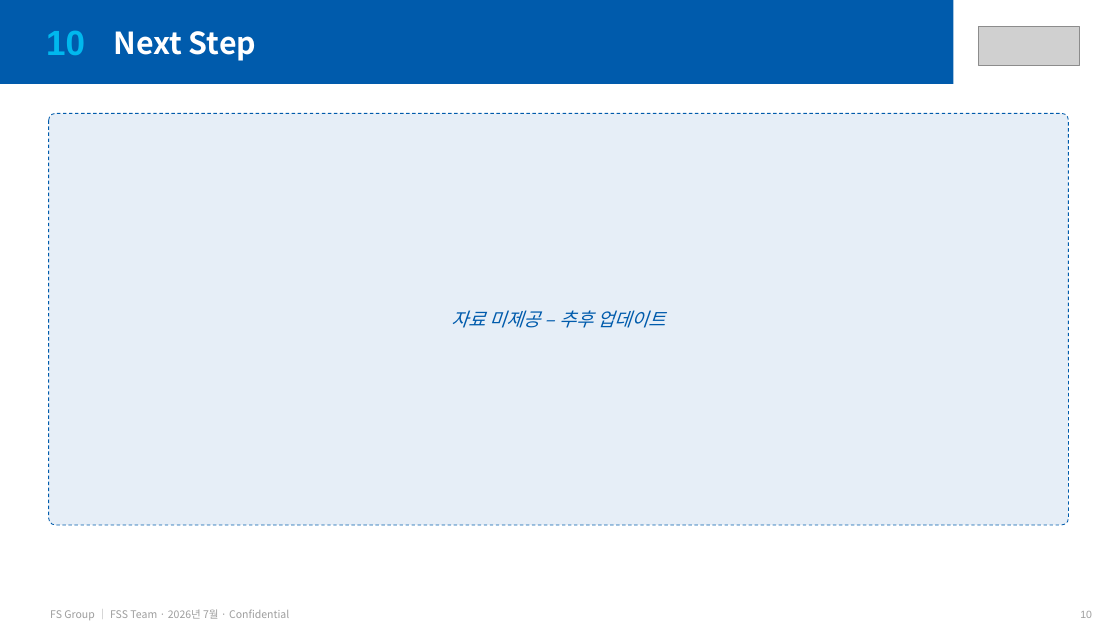
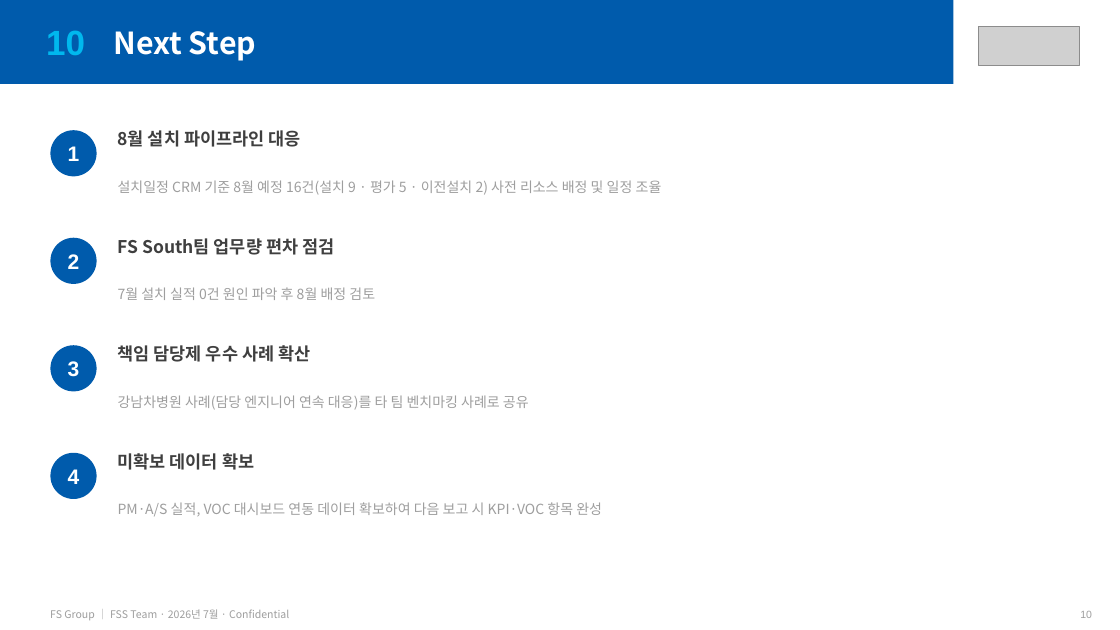
Before and after one commit to balhm12/Sysmex-schedule, a slide deck: slide 10 of reports/FSG_월간서비스보고_202607/FSG_월간서비스보고_202607.pptx. Drawn at 1120x630 pixels with LibreOffice and Linux fonts; fonts in the diff are those of the drawing; grey boxes stand for pictures. Boxes give left, top, right and bottom in pixels: in the first picture for what was removed or moved away, otherwise in the second. Text is boxed around its words. In the diff, an @@ line names an element or a change of style, - is before the commit and + after.

```diff
--- a/reports/FSG_월간서비스보고_202607/FSG_월간서비스보고_202607.pptx
+++ b/reports/FSG_월간서비스보고_202607/FSG_월간서비스보고_202607.pptx
@@ rounded rectangle removed at box(49, 113, 1069, 525) @@
@@ ellipse added at box(50, 130, 97, 176), fill #005BAC @@
@@ text added at box(68, 146, 80, 161), 18 pt, text #FFFFFF, bold @@
+1
@@ text added at box(118, 130, 301, 147), 15 pt, text #3F3F3F, bold @@
+8월 설치 파이프라인 대응
@@ text added at box(118, 180, 662, 195), 12 pt, text #9E9E9E @@
+설치일정 CRM 기준 8월 예정 16건(설치 9 · 평가 5 · 이전설치 2) 사전 리소스 배정 및 일정 조율
@@ ellipse added at box(50, 238, 97, 284), fill #005BAC @@
@@ text added at box(118, 238, 334, 255), 15 pt, text #3F3F3F, bold @@
+FS South팀 업무량 편차 점검
@@ text added at box(68, 254, 80, 269), 18 pt, text #FFFFFF, bold @@
+2
@@ text added at box(118, 287, 375, 300), 12 pt, text #9E9E9E @@
+7월 설치 실적 0건 원인 파악 후 8월 배정 검토
@@ text removed at box(451, 310, 666, 328) @@
-자료 미제공 – 추후 업데이트
@@ ellipse added at box(50, 345, 97, 392), fill #005BAC @@
@@ text added at box(118, 345, 310, 362), 15 pt, text #3F3F3F, bold @@
+책임 담당제 우수 사례 확산
@@ text added at box(68, 361, 80, 377), 18 pt, text #FFFFFF, bold @@
+3
@@ text added at box(118, 395, 529, 410), 12 pt, text #9E9E9E @@
+강남차병원 사례(담당 엔지니어 연속 대응)를 타 팀 벤치마킹 사례로 공유
@@ ellipse added at box(50, 453, 97, 499), fill #005BAC @@
@@ text added at box(68, 469, 80, 484), 18 pt, text #FFFFFF, bold @@
+4
@@ text added at box(118, 453, 254, 470), 15 pt, text #3F3F3F, bold @@
+미확보 데이터 확보
@@ text added at box(118, 502, 602, 516), 12 pt, text #9E9E9E @@
+PM·A/S 실적, VOC 대시보드 연동 데이터 확보하여 다음 보고 시 KPI·VOC 항목 완성
```
Also in this commit, not shown: 1 other slide changed, 1 other file.
